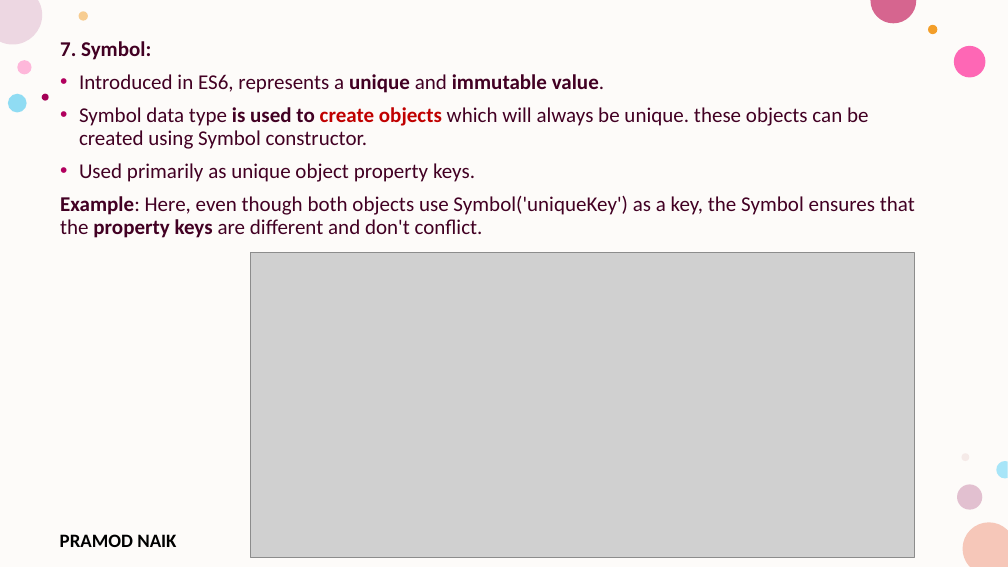
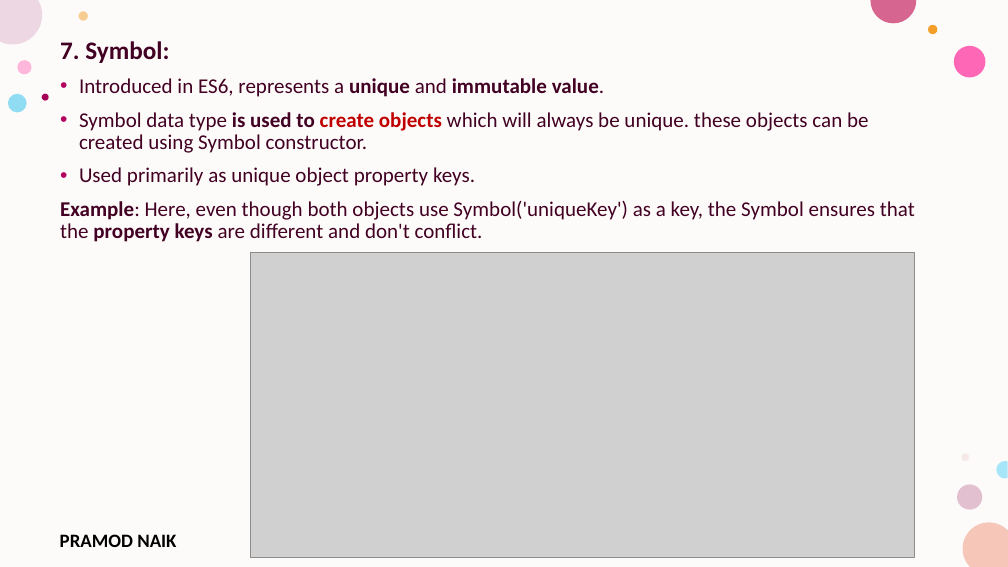
Before and after one commit to PRAMOD-VISHNU-NAIK/MCA-3rd-Sem-Srinivas-College, a slide deck: slide 9 of Theory CLass Notes/Unit-2.pptx. Drawn at 1008x567 pixels with LibreOffice and Linux fonts; fonts in the diff are those of the drawing; grey boxes stand for pictures; background and template pictures are left out. Boxes give left, top, right and bottom in pixels: in the first picture for what was removed or moved away, otherwise in the second. Text is boxed around its words. In the diff, an @@ line names an element or a change of style, - is before the commit and + after.

Commit message:
Changed PPT

```diff
--- a/Theory CLass Notes/Unit-2.pptx
+++ b/Theory CLass Notes/Unit-2.pptx
@@ text at (60,41,169,63): size 20 to 24 pt in "7. Symbol:" @@
```
Also in this commit, not shown: 1 other slide changed, 9 slides added, 2 other files.
